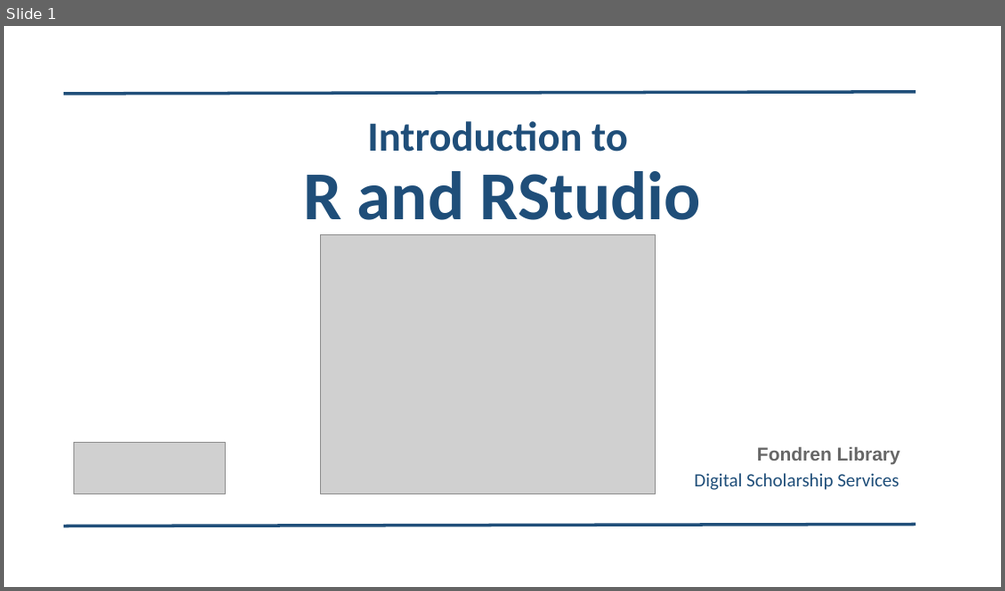
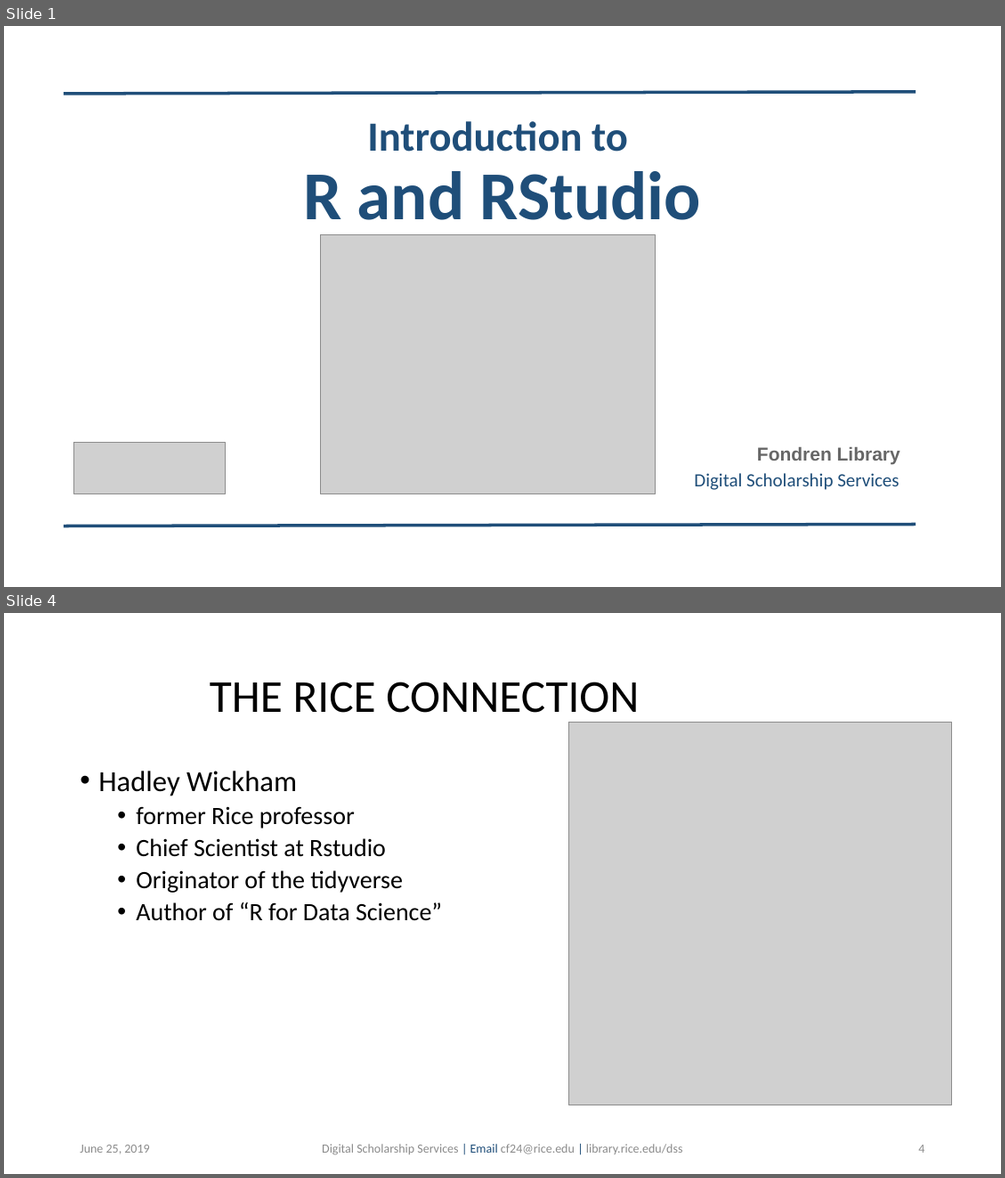
Before and after one commit to bakitybacon/rice-data-and-donuts, a slide deck: introR/Introduction to R.pptx. Shown one above the other, each under a label of ours: slide 1 before the commit, slides 1 and 4 after it; the slides between them are not shown. The pictures are 1005x591 and 1005x1178 pixels, drawn with LibreOffice and Linux fonts; fonts in the diff are those of the drawing; grey boxes stand for pictures; background and template pictures are left out. Boxes give left, top, right and bottom in pixels: in the first picture for what was removed or moved away, otherwise in the second. Text is boxed around its words. In the diff, an @@ line names an element or a change of style, - is before the commit and + after.

```diff
--- a/introR/Introduction to R.pptx
+++ b/introR/Introduction to R.pptx
@@ slide 4 added at box(4, 613, 1001, 1174), background #FFFFFF @@
@@ title added at box(210, 682, 639, 722), 44 pt, text #000000 @@
+THE RICE CONNECTION
@@ picture added at box(568, 722, 952, 1105) @@
@@ text added at box(98, 771, 442, 921), 24 pt, text #000000 @@
+• Hadley Wickham
+  • former Rice professor
+  • Chief Scientist at Rstudio
+  • Originator of the tidyverse
+  • Author of “R for Data Science”
@@ text added at box(80, 1144, 149, 1153), 12 pt, text #8C8C8C @@
+June 25, 2019
@@ text added at box(322, 1143, 683, 1155), 12 pt, text #8C8C8C @@
+Digital Scholarship Services | Email cf24@rice.edu | library.rice.edu/dss
@@ page number added at box(918, 1144, 924, 1152), 12 pt, text #8C8C8C @@
+4
```
Also in this commit, not shown: 3 slides changed, 29 other slides added.
